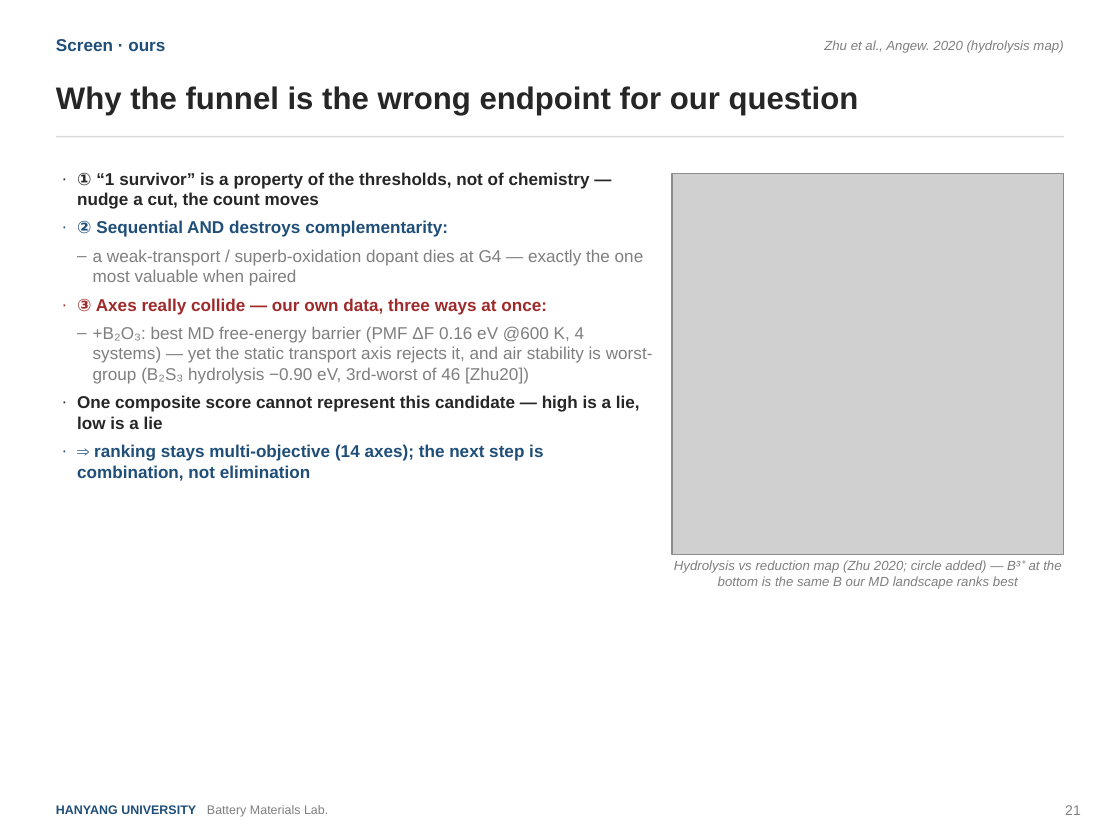
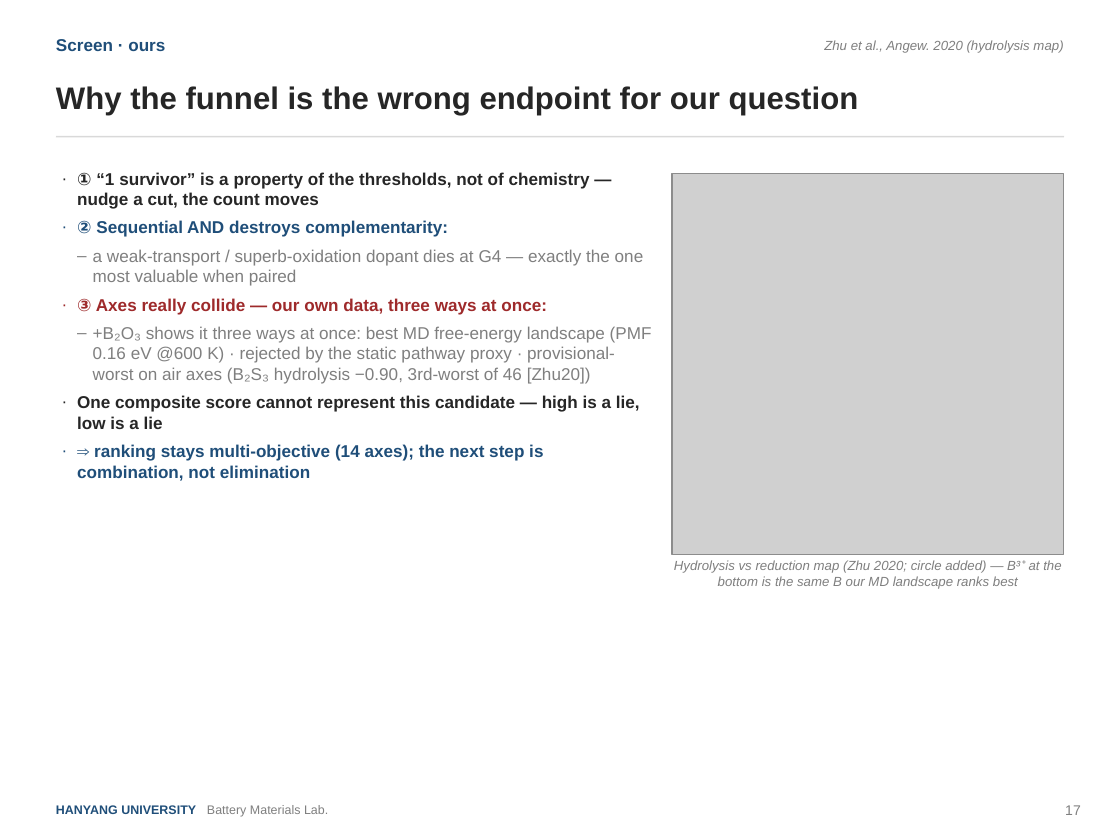
Before and after one commit to yonghoon7153-source/Yonghoon-DEM-DFT, a slide deck: slide 17 of kb/seminars/Research_Seminar_2026_08_final.pptx (slide 21 before the commit). Drawn at 1120x840 pixels with LibreOffice and Linux fonts; fonts in the diff are those of the drawing; grey boxes stand for pictures. Boxes give left, top, right and bottom in pixels: in the first picture for what was removed or moved away, otherwise in the second. Text is boxed around its words. In the diff, an @@ line names an element or a change of style, - is before the commit and + after.

```diff
--- a/kb/seminars/Research_Seminar_2026_08_final.pptx
+++ b/kb/seminars/Research_Seminar_2026_08_final.pptx
@@ text at <box>93,326,652,384</box>: text changed @@
-  – +B₂O₃: best MD free-energy barrier (PMF ΔF 0.16 eV @600 K, 4 systems) — yet the static transport axis rejects it, and air stability is worst-group (B₂S₃ hydrolysis −0.90 eV, 3rd-worst of 46 [Zhu20])
+  – +B₂O₃ shows it three ways at once: best MD free-energy landscape (PMF 0.16 eV @600 K) · rejected by the static pathway proxy · provisional-worst on air axes (B₂S₃ hydrolysis −0.90, 3rd-worst of 46 [Zhu20])
@@ text at <box>1065,805,1081,815</box>: text changed @@
-21
+17
```
Also in this commit, not shown: 34 other slides changed, 1 slide added, 11 slides removed, 4 other files.
